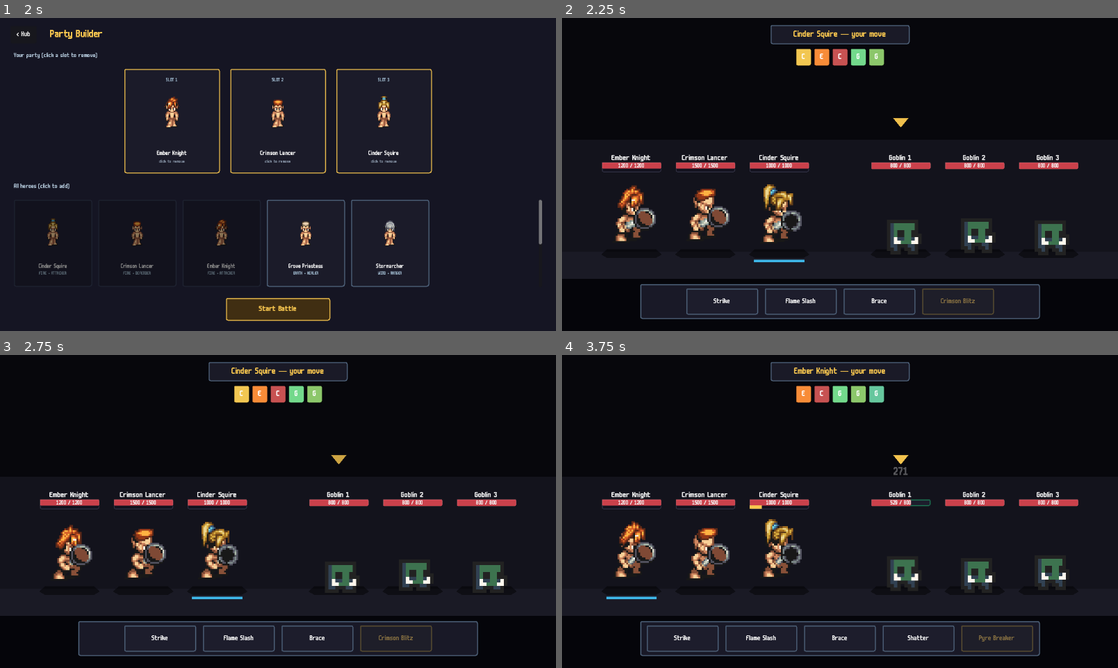
Above: before the commit, frames 1-4 (two rows, left to right).
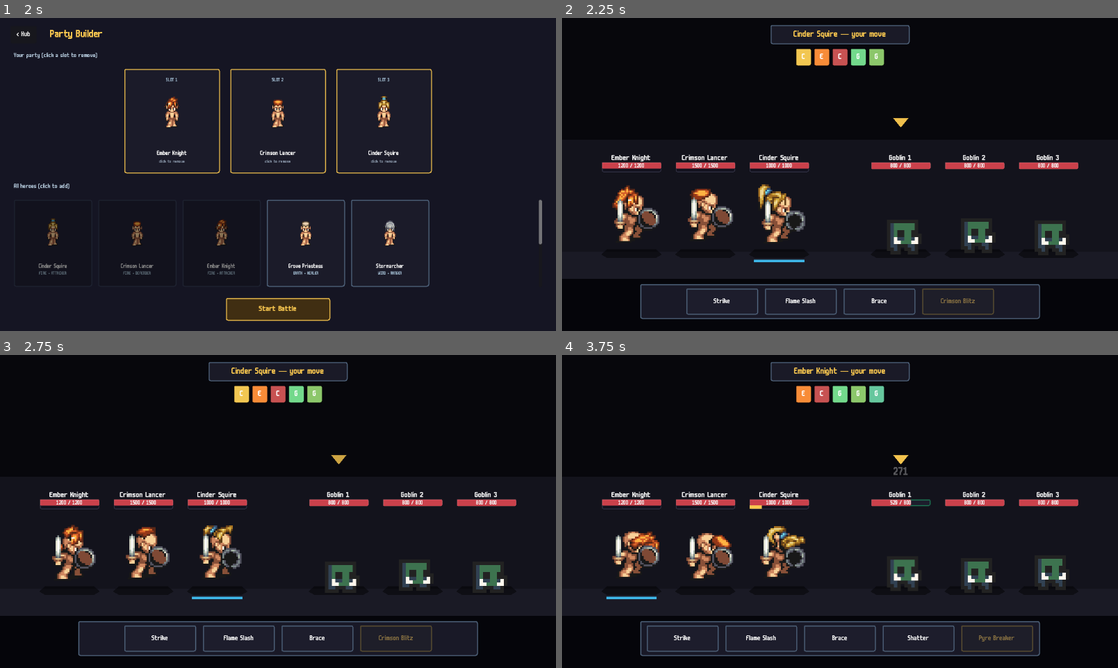
Above: after the commit, the same moments.

Repository: joppe2001/Vaelthorn
Game: Godot game, scene res://scenes/title/title.tscn
Same seed, same stepped clock (60 frames per second), same inputs: the game is played once before the commit and once after it.
Inputs (mouse positions are in pixels of both pictures, inside the frame that each line leads up to):
- Up to frame 1 (2 s): tap Enter at 0.5 s; move the mouse to (400, 158) at 0.52 s; click (400, 158) at 0.67 s; click "Enter Battle" at 1.25 s
- Up to frame 2 (2.25 s): click "Start Battle" at 2 s
- Up to frame 3 (2.75 s): no input
- Up to frame 4 (3.75 s): click "Strike" at 2.75 s; move the mouse to (628, 542) at 3.52 s; click (628, 542) at 3.67 s

Frame 1 is identical in both runs. In frame 2, 2.3% of the frame differs, in the area x 9-44%, y 53-72%; in frame 3, 2.2%; in frame 4, 2.4%, in the area x 9-44%, y 52-72%.

Commit message:
fix: idle now uses the sword-raised stance instead of shield-blocked one
pONE2 east-facing row (y=128) is actually two stacked 4-frame idles:
  cols 0-3 (x=0..192)   — defensive "shield up, sword tucked behind body"
  cols 4-7 (x=256..448) — offensive "sword raised, shield at side"

We were on the defensive stance, so the shield occluded the sword and
heroes looked like they were holding a single weird object. Switched
all 6 hero idles to the cols 4-7 frames — sword silhouette reads
cleanly above the shoulder now.

Diff:
--- a/data/spriteframes/cinder_squire_idle.tres
+++ b/data/spriteframes/cinder_squire_idle.tres
@@ -6,19 +6,19 @@
 
 [sub_resource type="AtlasTexture" id="AT_idle_0"]
 atlas = ExtResource("1_armed")
-region = Rect2(0, 128, 64, 64)
+region = Rect2(256, 128, 64, 64)
 
 [sub_resource type="AtlasTexture" id="AT_idle_1"]
 atlas = ExtResource("1_armed")
-region = Rect2(64, 128, 64, 64)
+region = Rect2(320, 128, 64, 64)
 
 [sub_resource type="AtlasTexture" id="AT_idle_2"]
 atlas = ExtResource("1_armed")
-region = Rect2(128, 128, 64, 64)
+region = Rect2(384, 128, 64, 64)
 
 [sub_resource type="AtlasTexture" id="AT_idle_3"]
 atlas = ExtResource("1_armed")
-region = Rect2(192, 128, 64, 64)
+region = Rect2(448, 128, 64, 64)
 
 [sub_resource type="AtlasTexture" id="AT_s1_0"]
 atlas = ExtResource("2_combat")
--- a/data/spriteframes/crimson_lancer_idle.tres
+++ b/data/spriteframes/crimson_lancer_idle.tres
@@ -6,19 +6,19 @@
 
 [sub_resource type="AtlasTexture" id="AT_idle_0"]
 atlas = ExtResource("1_armed")
-region = Rect2(0, 128, 64, 64)
+region = Rect2(256, 128, 64, 64)
 
 [sub_resource type="AtlasTexture" id="AT_idle_1"]
 atlas = ExtResource("1_armed")
-region = Rect2(64, 128, 64, 64)
+region = Rect2(320, 128, 64, 64)
 
 [sub_resource type="AtlasTexture" id="AT_idle_2"]
 atlas = ExtResource("1_armed")
-region = Rect2(128, 128, 64, 64)
+region = Rect2(384, 128, 64, 64)
 
 [sub_resource type="AtlasTexture" id="AT_idle_3"]
 atlas = ExtResource("1_armed")
-region = Rect2(192, 128, 64, 64)
+region = Rect2(448, 128, 64, 64)
 
 [sub_resource type="AtlasTexture" id="AT_s1_0"]
 atlas = ExtResource("2_combat")
--- a/data/spriteframes/ember_knight_idle.tres
+++ b/data/spriteframes/ember_knight_idle.tres
@@ -6,19 +6,19 @@
 
 [sub_resource type="AtlasTexture" id="AT_idle_0"]
 atlas = ExtResource("1_armed")
-region = Rect2(0, 128, 64, 64)
+region = Rect2(256, 128, 64, 64)
 
 [sub_resource type="AtlasTexture" id="AT_idle_1"]
 atlas = ExtResource("1_armed")
-region = Rect2(64, 128, 64, 64)
+region = Rect2(320, 128, 64, 64)
 
 [sub_resource type="AtlasTexture" id="AT_idle_2"]
 atlas = ExtResource("1_armed")
-region = Rect2(128, 128, 64, 64)
+region = Rect2(384, 128, 64, 64)
 
 [sub_resource type="AtlasTexture" id="AT_idle_3"]
 atlas = ExtResource("1_armed")
-region = Rect2(192, 128, 64, 64)
+region = Rect2(448, 128, 64, 64)
 
 [sub_resource type="AtlasTexture" id="AT_s1_0"]
 atlas = ExtResource("2_combat")
--- a/data/spriteframes/grove_priestess_idle.tres
+++ b/data/spriteframes/grove_priestess_idle.tres
@@ -6,19 +6,19 @@
 
 [sub_resource type="AtlasTexture" id="AT_idle_0"]
 atlas = ExtResource("1_armed")
-region = Rect2(0, 128, 64, 64)
+region = Rect2(256, 128, 64, 64)
 
 [sub_resource type="AtlasTexture" id="AT_idle_1"]
 atlas = ExtResource("1_armed")
-region = Rect2(64, 128, 64, 64)
+region = Rect2(320, 128, 64, 64)
 
 [sub_resource type="AtlasTexture" id="AT_idle_2"]
 atlas = ExtResource("1_armed")
-region = Rect2(128, 128, 64, 64)
+region = Rect2(384, 128, 64, 64)
 
 [sub_resource type="AtlasTexture" id="AT_idle_3"]
 atlas = ExtResource("1_armed")
-region = Rect2(192, 128, 64, 64)
+region = Rect2(448, 128, 64, 64)
 
 [sub_resource type="AtlasTexture" id="AT_s1_0"]
 atlas = ExtResource("2_combat")
--- a/data/spriteframes/stormarcher_idle.tres
+++ b/data/spriteframes/stormarcher_idle.tres
@@ -6,19 +6,19 @@
 
 [sub_resource type="AtlasTexture" id="AT_idle_0"]
 atlas = ExtResource("1_armed")
-region = Rect2(0, 128, 64, 64)
+region = Rect2(256, 128, 64, 64)
 
 [sub_resource type="AtlasTexture" id="AT_idle_1"]
 atlas = ExtResource("1_armed")
-region = Rect2(64, 128, 64, 64)
+region = Rect2(320, 128, 64, 64)
 
 [sub_resource type="AtlasTexture" id="AT_idle_2"]
 atlas = ExtResource("1_armed")
-region = Rect2(128, 128, 64, 64)
+region = Rect2(384, 128, 64, 64)
 
 [sub_resource type="AtlasTexture" id="AT_idle_3"]
 atlas = ExtResource("1_armed")
-region = Rect2(192, 128, 64, 64)
+region = Rect2(448, 128, 64, 64)
 
 [sub_resource type="AtlasTexture" id="AT_s1_0"]
 atlas = ExtResource("2_combat")
--- a/data/spriteframes/tideguard_idle.tres
+++ b/data/spriteframes/tideguard_idle.tres
@@ -6,19 +6,19 @@
 
 [sub_resource type="AtlasTexture" id="AT_idle_0"]
 atlas = ExtResource("1_armed")
-region = Rect2(0, 128, 64, 64)
+region = Rect2(256, 128, 64, 64)
 
 [sub_resource type="AtlasTexture" id="AT_idle_1"]
 atlas = ExtResource("1_armed")
-region = Rect2(64, 128, 64, 64)
+region = Rect2(320, 128, 64, 64)
 
 [sub_resource type="AtlasTexture" id="AT_idle_2"]
 atlas = ExtResource("1_armed")
-region = Rect2(128, 128, 64, 64)
+region = Rect2(384, 128, 64, 64)
 
 [sub_resource type="AtlasTexture" id="AT_idle_3"]
 atlas = ExtResource("1_armed")
-region = Rect2(192, 128, 64, 64)
+region = Rect2(448, 128, 64, 64)
 
 [sub_resource type="AtlasTexture" id="AT_s1_0"]
 atlas = ExtResource("2_combat")
